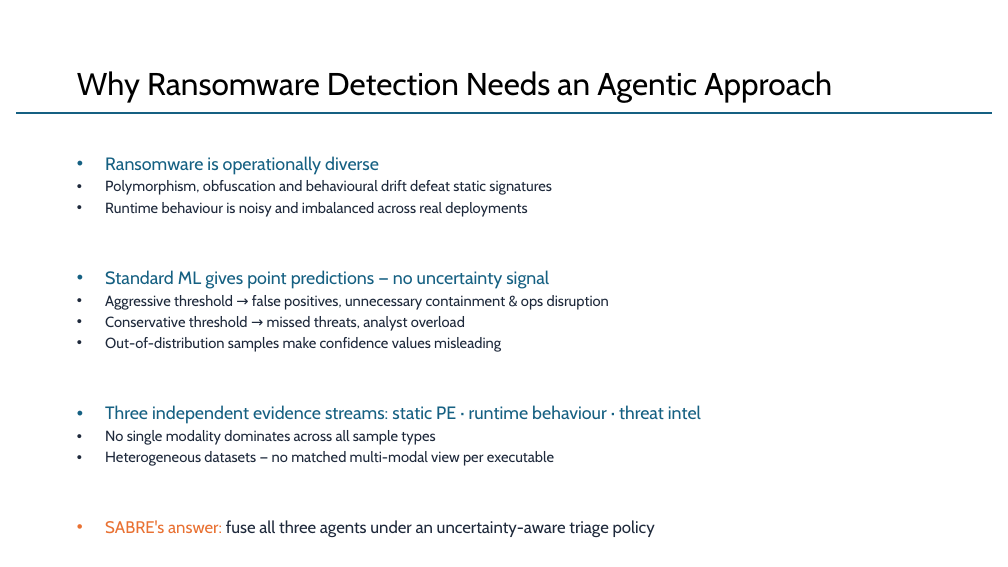
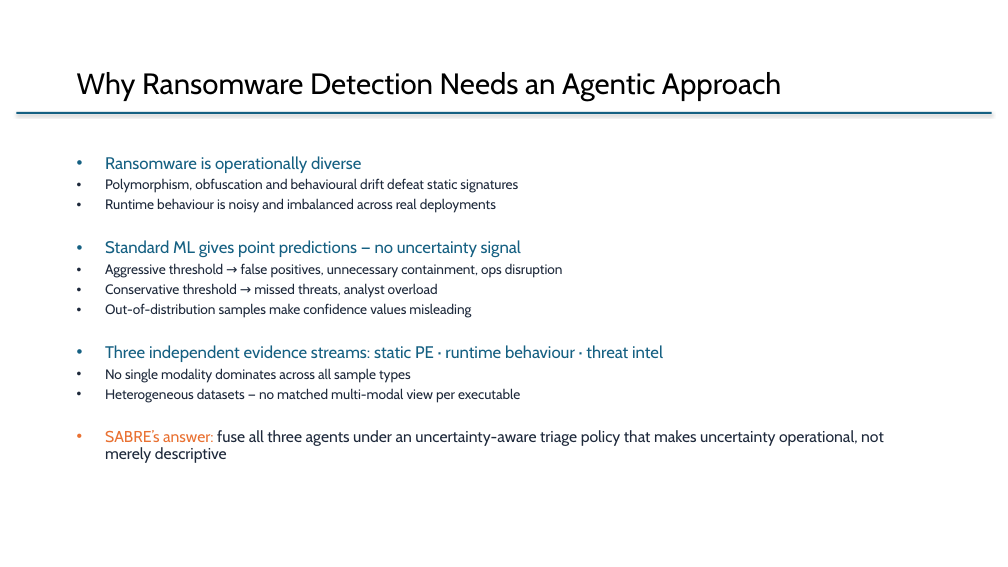
Before and after one commit to Henrinnes/Agentic_SABRE, a slide deck: slide 2 of Agentic_SABRE_7slides.pptx. Drawn at 1008x567 pixels with LibreOffice and Linux fonts; fonts in the diff are those of the drawing. Boxes give left, top, right and bottom in pixels: in the first picture for what was removed or moved away, otherwise in the second. Text is boxed around its words. In the diff, an @@ line names an element or a change of style, - is before the commit and + after.

Commit message:
Add full-pipeline architecture diagram, updated presentation, and PDF report
- draw_architecture.py: new script generating full 3-agent pipeline diagram
  with Peer Consultation (★) gates; output saved to Figures/
- Figures: add full-pipeline architecture PNGs (Apr 2026) + live policy space
- build_presentation.py: rebuilt from AI-Cyber SIG template; corrected
  behavioural metrics (751k samples, 99.6%/0.996 with StandardScaler + SMOTE),
  replaced "Optuna" with TPE (Tree-structured Parzen Estimator) throughout,
  added 5-column per-agent metrics table with natural + balanced columns
- Agentic_SABRE_7slides.pptx: regenerated from above script
- app.py: Architecture section now shows current full-pipeline diagram +
  expanded proposal history
- report/report.tex + report.pdf: new XeLaTeX academic report covering all
  project components (datasets, architecture, peer consultation, expert
  feedback loop, evaluation, explainability, discussion, conclusions)

```diff
--- a/Agentic_SABRE_7slides.pptx
+++ b/Agentic_SABRE_7slides.pptx
@@ title "Why Ransomware Detection Needs an ..." at (77,72,781,101): size 30 to 28 pt @@
@@ line (16, 113) - (992, 113): stroke #156082 1.5 pt to #156082 2 pt @@
@@ text at (105,156,663,403): size 17 to 16 pt in "Ransomware is operationally diverse", "Standard ML gives point predictions — no ...", "Three independent evidence streams: static PE · ..."; size 14 to 13 pt in "Polymorphism, obfuscation and behavioural drift defeat stati ...", "Runtime behaviour is noisy and imbalanced across ...", "Conservative threshold → missed threats, analyst overload", "Out-of-distribution samples make confidence values misleadin ..." and 2 more places @@
@@ text at (105,263,563,278): text changed; size 14 to 13 pt @@
-  • Aggressive threshold → false positives, unnecessary containment & ops disruption
+  • Aggressive threshold → false positives, unnecessary containment, ops disruption
@@ text at (105,430,884,463): text changed; size 16 to 15 pt @@
-• SABRE's answer: fuse all three agents under an uncertainty-aware triage policy
+• SABRE’s answer: fuse all three agents under an uncertainty-aware triage policy that makes uncertainty operational, not merely descriptive
```
Also in this commit, not shown: 6 other slides changed, 14 other files.
